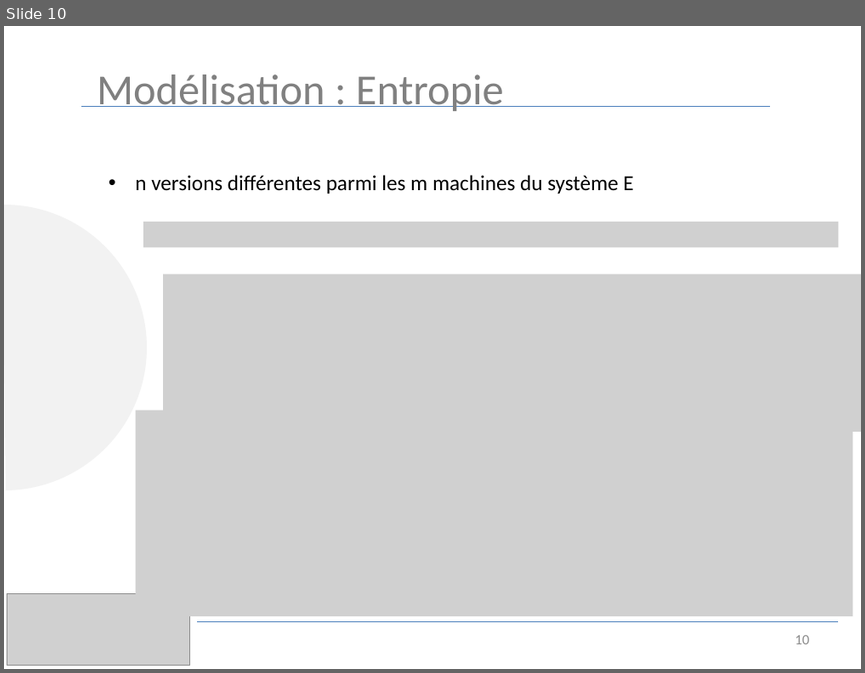
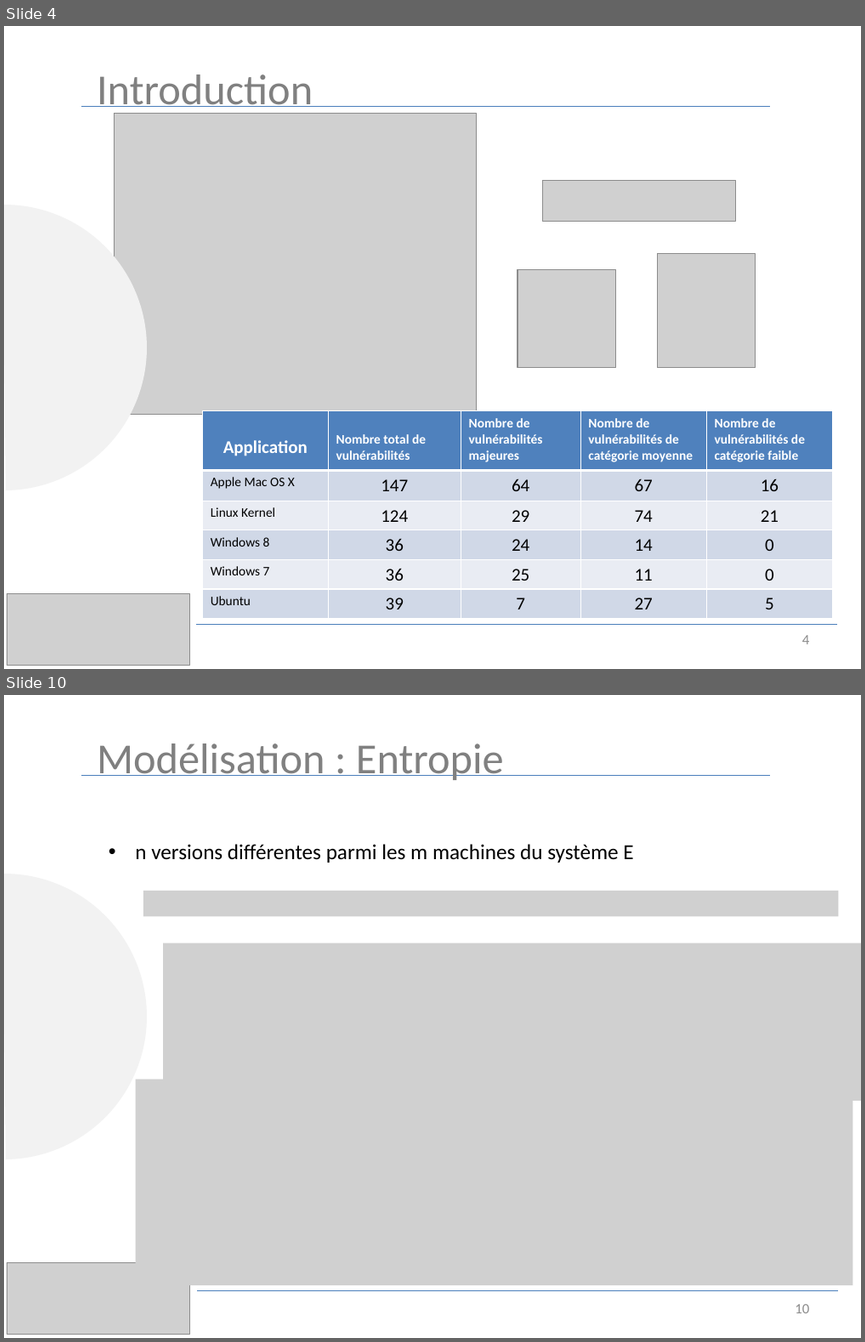
Before and after one commit to luinaudt/inf6422, a slide deck: lab3/presentation.pptx. Shown one above the other, each under a label of ours: slide 10 before the commit, slides 4 and 10 after it; the slides between them are not shown. The pictures are 865x673 and 865x1342 pixels, drawn with LibreOffice and Linux fonts; fonts in the diff are those of the drawing; grey boxes stand for pictures. Boxes give left, top, right and bottom in pixels: in the first picture for what was removed or moved away, otherwise in the second. Text is boxed around its words. In the diff, an @@ line names an element or a change of style, - is before the commit and + after.

```diff
--- a/lab3/presentation.pptx
+++ b/lab3/presentation.pptx
@@ slide 4 added at (4,26,861,669), background #FFFFFF @@
@@ text added at (97,74,313,114), 36 pt, text #808080 @@
+Introduction
@@ line added from (82, 107) to (770, 107), #4B7EBC 0.75 pt @@
@@ picture added at (114,114,476,414) @@
@@ picture added at (542,180,735,222) @@
@@ arc (boxed as its full ellipse) added at (4,204,146,489), fill #F2F2F2 @@
@@ picture added at (657,254,755,368) @@
@@ picture added at (517,269,616,368) @@
@@ table added at (203,411,834,618), 6 rows, 5 columns @@
+Application | Nombre total de vulnérabilités | Nombre de vulnérabilités majeures | Nombre de vulnérabilités de catégorie moyenne | Nombre de vulnérabilités de catégorie faible
+Apple Mac OS X | 147 | 64 | 67 | 16
+Linux Kernel | 124 | 29 | 74 | 21
+Windows 8 | 36 | 24 | 14 | 0
+Windows 7 | 36 | 25 | 11 | 0
+Ubuntu | 39 | 7 | 27 | 5
@@ picture added at (7,593,190,664) @@
@@ line added from (196, 624) to (837, 624), #4B7EBC 0.75 pt @@
@@ page number added at (802,635,809,644), 12 pt, text #8C8C8C @@
+4
```
Also in this commit, not shown: 16 slides changed, 5 other slides added, 4 slides removed.
